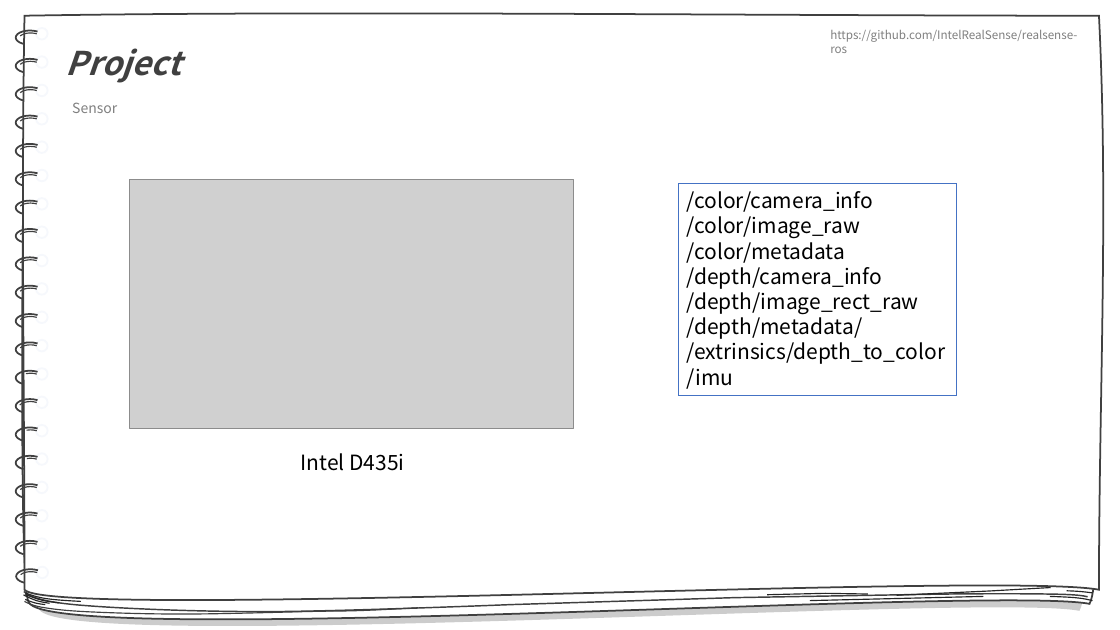
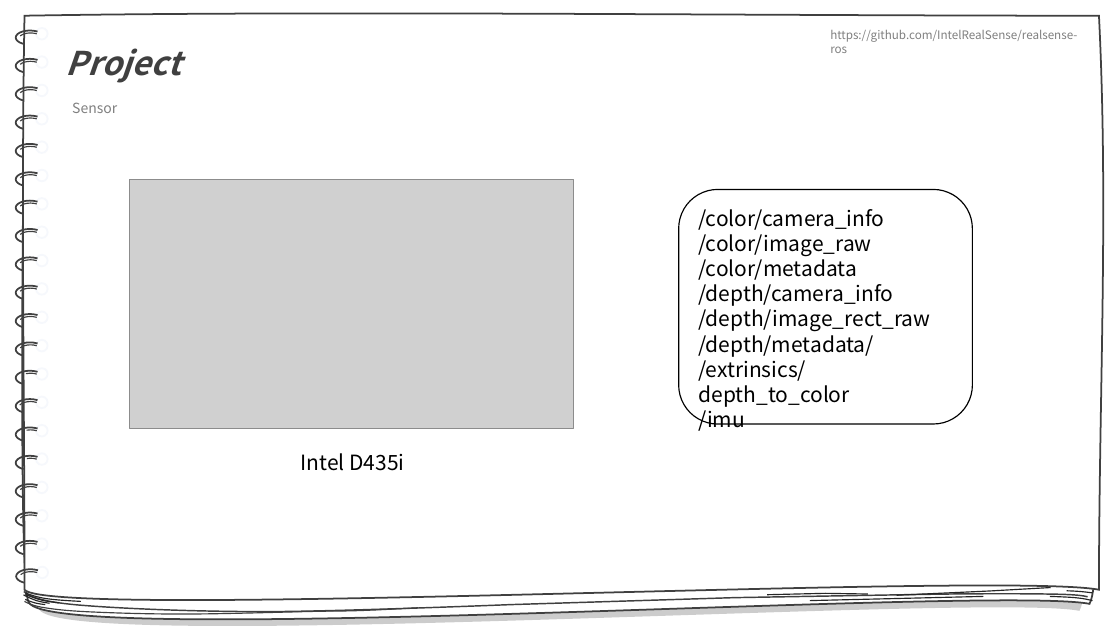
Before and after one commit to redEddie/CROS0218, a slide deck: slide 10 of 팀플 ppt.pptx. Drawn at 1120x630 pixels with LibreOffice and Linux fonts; fonts in the diff are those of the drawing; grey boxes stand for pictures. Boxes give left, top, right and bottom in pixels: in the first picture for what was removed or moved away, otherwise in the second. Text is boxed around its words. In the diff, an @@ line names an element or a change of style, - is before the commit and + after.

```diff
--- a/팀플 ppt.pptx
+++ b/팀플 ppt.pptx
@@ rounded rectangle "/color/camera_info": place and size @@
-rounded rectangle "/color/camera_info" at box(679, 184, 957, 396)
+rounded rectangle "/color/camera_info" at box(679, 190, 973, 424)
@@ rounded rectangle "/color/camera_info" at box(679, 190, 973, 424): rectangle to rounded rectangle; fill none to #FFFFFF; outline #4472C4 0.75 pt to #000000 1 pt @@
```
Also in this commit, not shown: 7 other slides changed, 3 slides added, 1 slide removed.
